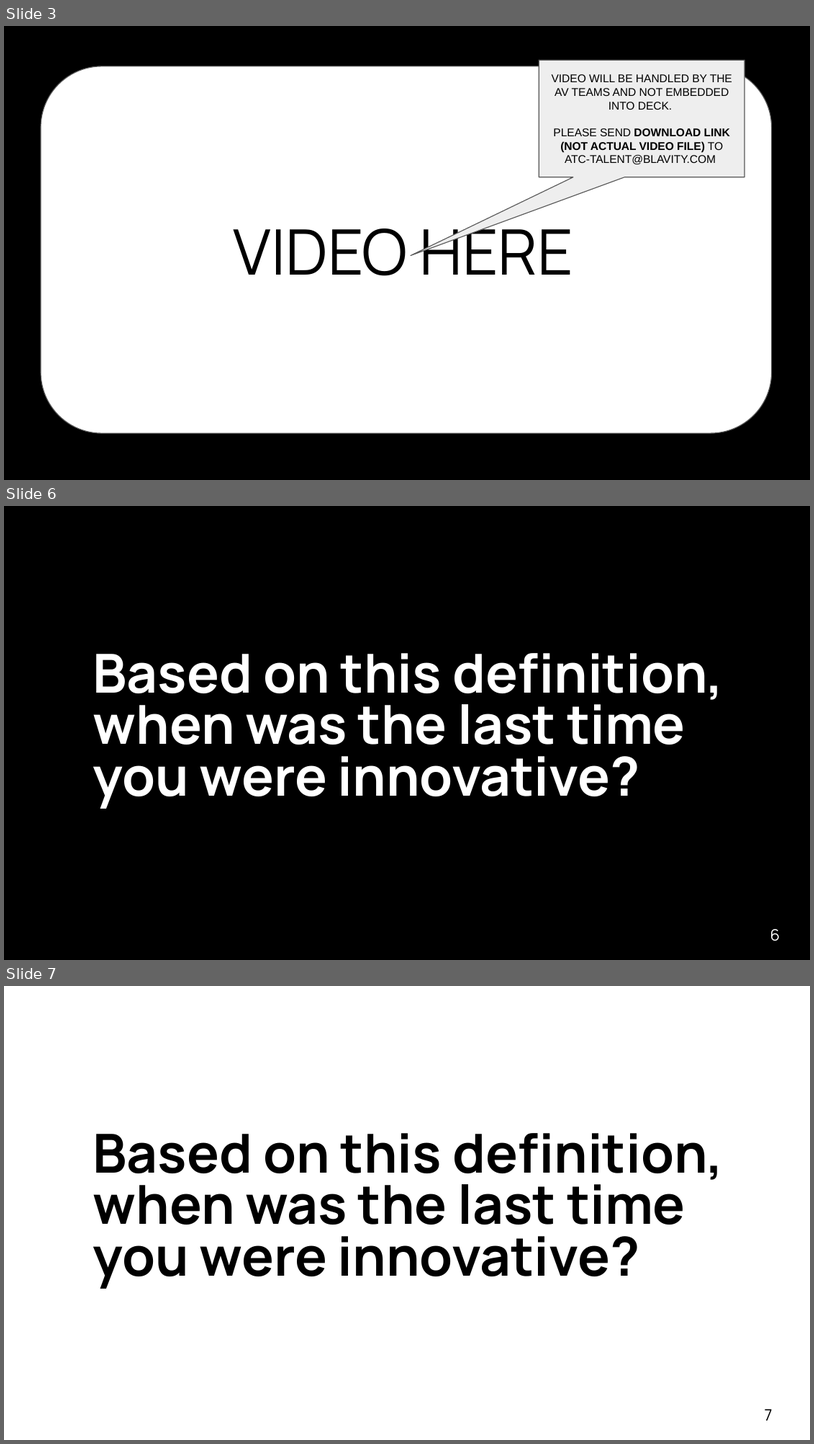
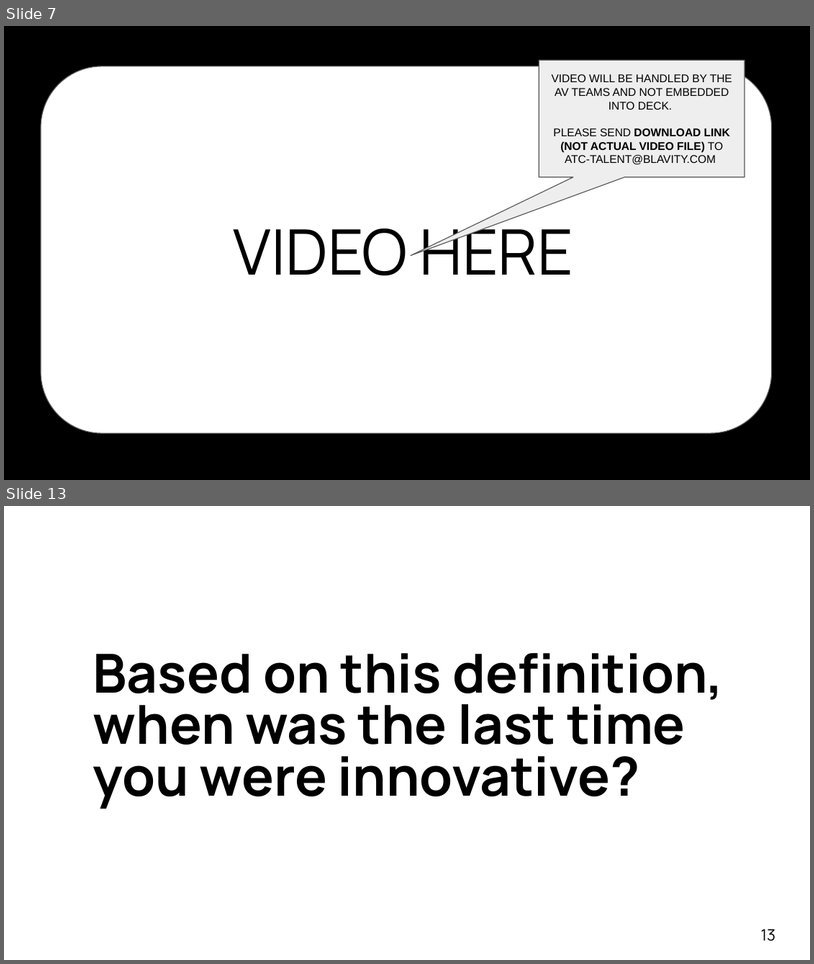
Before and after one commit to ggreen/real-time-AI-ML-event-streaming, a slide deck: docs/conferences/afrotech-realtime-ai-2024.pptx. Shown one above the other, each under a label of ours: slides 3, 6 and 7 before the commit, slides 7 and 13 after it; the slides between them are not shown. The pictures are 814x1444 and 814x964 pixels, drawn with LibreOffice and Linux fonts; fonts in the diff are those of the drawing; background and template pictures are left out. Boxes give left, top, right and bottom in pixels: in the first picture for what was removed or moved away, otherwise in the second. Text is boxed around its words. In the diff, an @@ line names an element or a change of style, - is before the commit and + after.

```diff
--- a/docs/conferences/afrotech-realtime-ai-2024.pptx
+++ b/docs/conferences/afrotech-realtime-ai-2024.pptx
@@ slide 6 removed at [4,506,810,960], background #000000 @@
@@ text removed at [93,653,724,808] @@
-Based on this definition, when was the last time you were innovative?
@@ page number removed at [771,929,781,941] @@
-6
@@ what was slide 3 is now slide 7 @@
@@ what was slide 7 is now slide 13 @@
@@ page number at [761,929,777,941]: text changed @@
-7
+13
```
Also in this commit, not shown: 9 slides added, 2 other slides removed.
